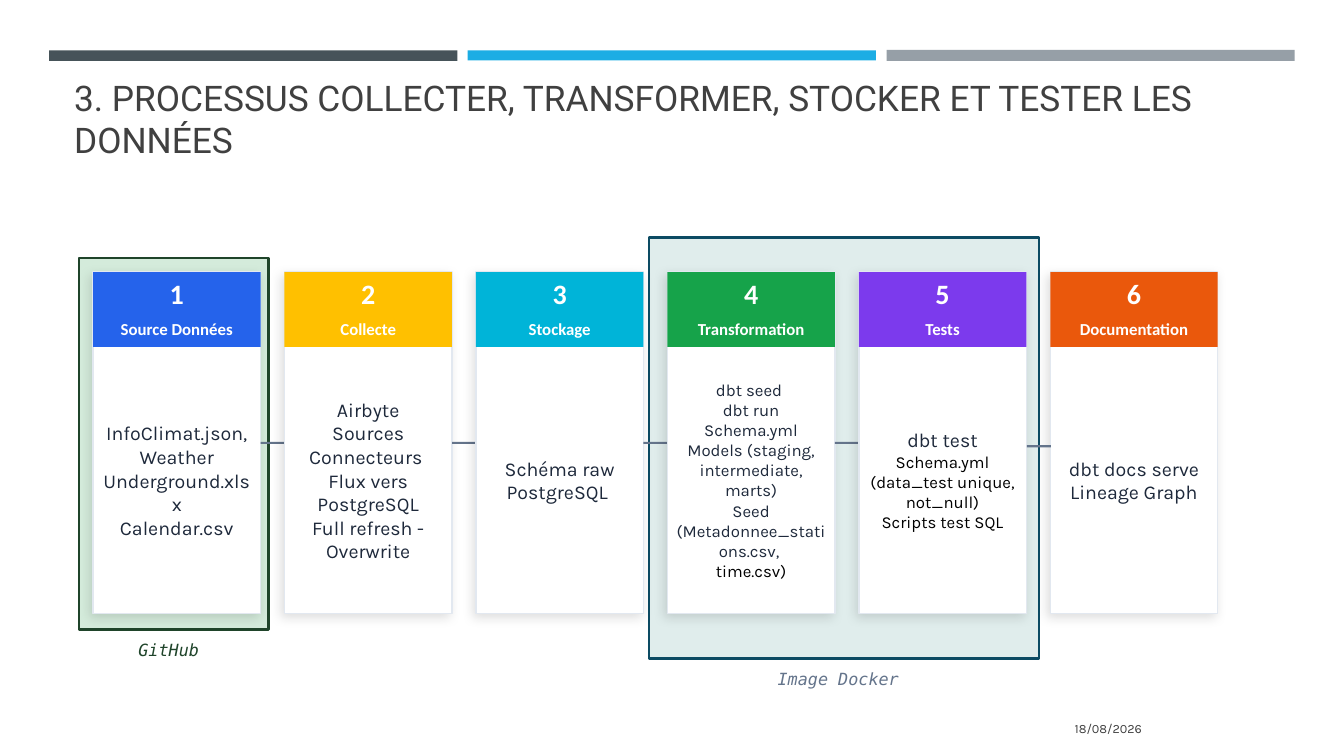
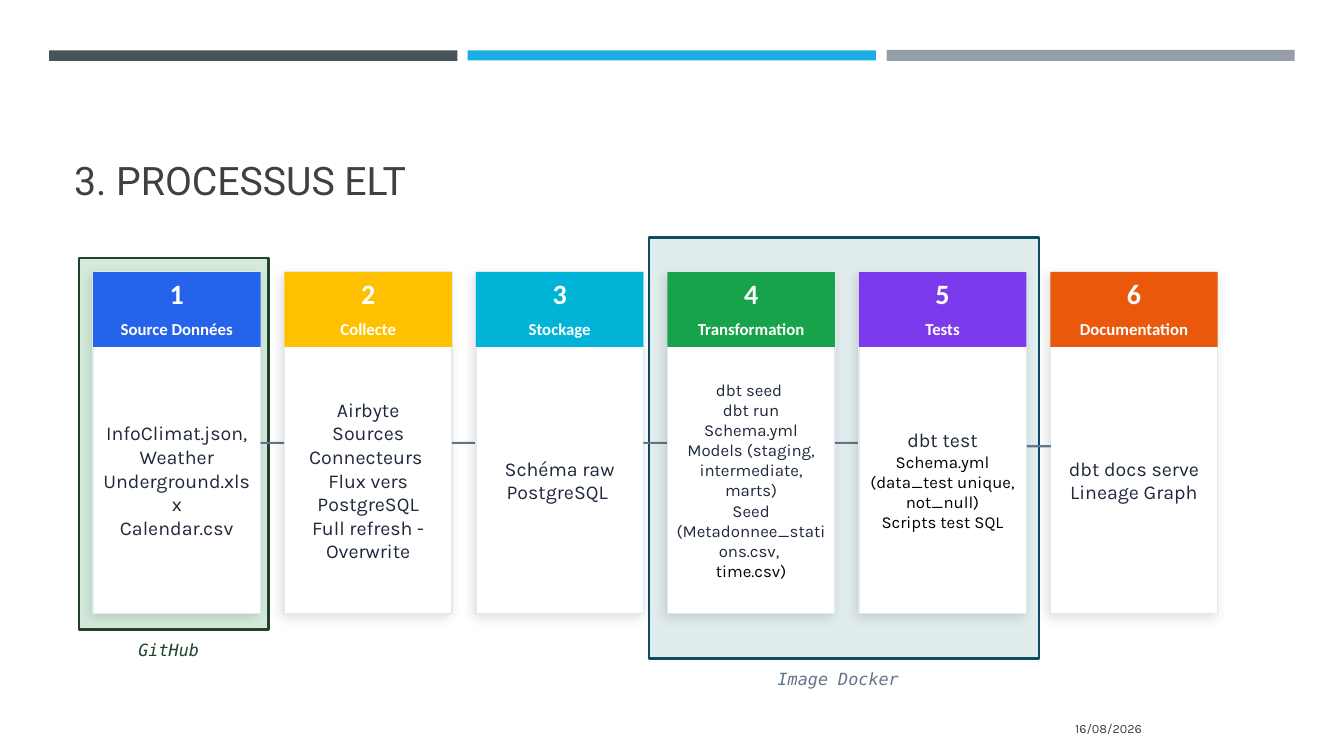
Before and after one commit to Sebules/Project_8_OpenClassrooms_Data_Engineer, a slide deck: slide 5 of ulesie_sebastien_2_presentation_082026.pptx. Drawn at 1344x756 pixels with LibreOffice and Linux fonts; fonts in the diff are those of the drawing. Boxes give left, top, right and bottom in pixels: in the first picture for what was removed or moved away, otherwise in the second. Text is boxed around its words. In the diff, an @@ line names an element or a change of style, - is before the commit and + after.

```diff
--- a/ulesie_sebastien_2_presentation_082026.pptx
+++ b/ulesie_sebastien_2_presentation_082026.pptx
@@ title at bbox=[74, 166, 405, 196]: text changed; size 25.2 to 28 pt @@
-3. PROCESSUS COLLECTER, TRANSFORMER, STOCKER ET TESTER LES DONNÉES
+3. PROCESSUS ELT
@@ text at bbox=[1075, 724, 1142, 734]: text changed @@
-18/08/2026
+16/08/2026
```
Also in this commit, not shown: 10 other slides changed, 3 slides added, 9 slides removed.
